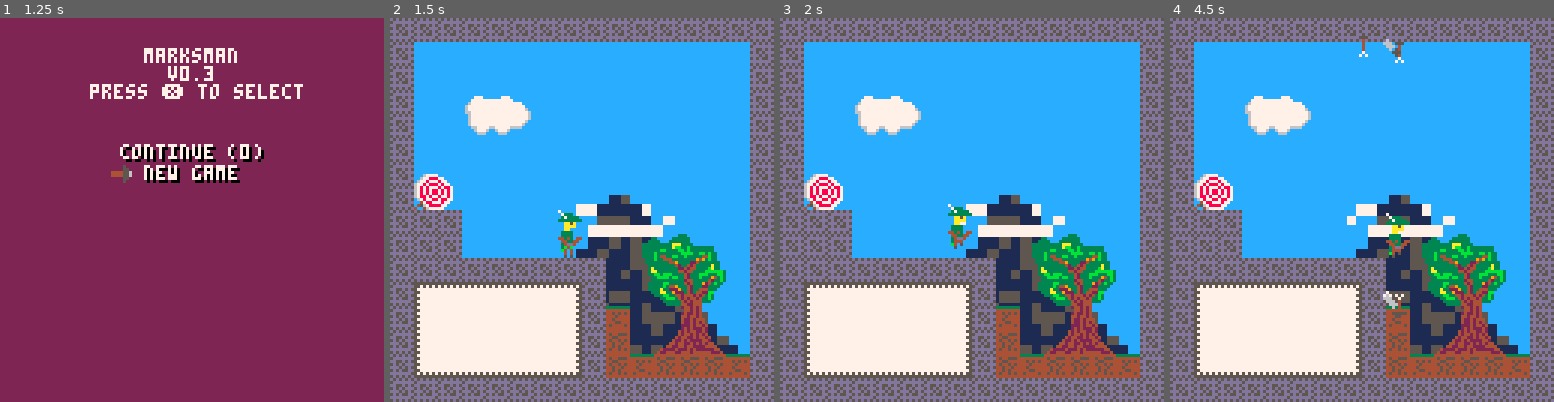
Above: before the commit, frames 1-4 (left to right).
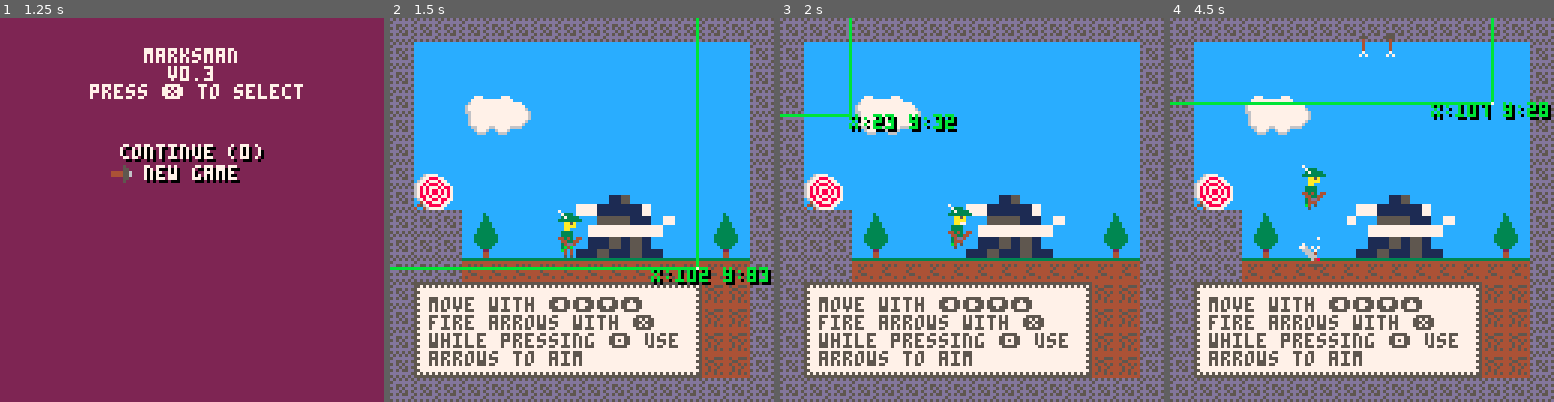
Above: after the commit, the same moments.

Repository: tupini07/games
Game: PICO-8 cartridge marksman-p/marksman.p8
Same seed, same stepped clock (60 frames per second), same inputs: the game is played once before the commit and once after it.
Inputs (mouse positions are in pixels of both pictures, inside the frame that each line leads up to):
- Up to frame 1 (1.25 s): tap O (Z key) at 0.33, 1.07 s; click (241, 121) at 0.67 s; tap Down at 0.7 s; click (307, 267) at 1.22 s
- Up to frame 2 (1.5 s): tap X (X key) at 1.43 s
- Up to frame 3 (2 s): click (849, 114) at 1.77 s; hold Up from 1.97 s (still down)
- Up to frame 4 (4.5 s): tap X (X key) every 0.75 s from 2.07 to 4.32 s; tap O (Z key) at 2.22, 3.72 s; click (1300, 259) at 2.32 s; release Up at 2.63 s; hold Right 2.68-3.02 s; click (1365, 106) at 2.87 s; hold Down 3.07-3.73 s; click (1427, 256) at 3.42 s; hold Left 3.78-4.12 s; click (1492, 102) at 3.97 s; hold Up from 4.17 s (still down)

Frame 1 is identical in both runs. In frame 2, 19% of the frame differs, in the area x 0-100%, y 0-94%; in frame 3, 20%; in frame 4, 21%.

Commit message:
draw level explanation

Diff:
--- a/marksman-p/main.lua
+++ b/marksman-p/main.lua
@@ -2,7 +2,6 @@
 -- by Dadum
 local save_manager = require("managers/savefile")
 local state_manager = require("managers/state")
-local debug = require("utils/debug")
 
 GLOBAL_TIMER = 0
 
@@ -18,5 +17,4 @@
 
 function _draw()
     state_manager.draw()
-    -- debug.track_mouse_coordinates()
 end
--- a/marksman-p/marksman.p8
+++ b/marksman-p/marksman.p8
@@ -65,17 +65,21 @@
 end
 package._c["states/game_state"]=function()
 local map = require("src/map")
-local decorations = require("managers/decorations")
 local camera_utils = require("src/camera")
+local graphics_utils = require("utils/graphics")
 
 local player = require("entities/player")
 local arrow = require("entities/arrow")
 local bullseye = require("entities/bullseye")
 local spring = require("entities/spring")
 
+local decorations = require("managers/decorations")
 local savefile_manager = require("managers/savefile")
 local particles = require("managers/particles")
-local graphics_utils = require("utils/graphics")
+local level_text = require("managers/level_text")
+
+local debug = require("utils/debug")
+
 
 local level_win = false
 local show_win_banner = false
@@ -176,12 +180,15 @@
 
     decorations.draw_background()
     map.draw()
+    level_text.draw_current_level_text()
     bullseye.draw()
     arrow.draw_all()
     player.draw()
     spring.draw()
     particles.draw()
     if level_win and show_win_banner then level_win_draw() end
+    debug.track_mouse_coordinates()
+
 end
 
 return {init = init, update = update, draw = draw}
@@ -432,98 +439,6 @@
     end
 }
 end
-package._c["managers/decorations"]=function()
-local map = require("map")
-
-local types = {cloud1 = 1, cloud2 = 2}
-
-local function replace_in_map() end
-
-local function draw_background()
-    local lvl_cords = map.get_game_space_coords_for_current_lvl()
-
-    sspr(0, 80, 31, 31, lvl_cords.x + 8, lvl_cords.y + 8, 112, 112)
-end
-
-return {
-    draw_background = draw_background,
-    replace_in_map = replace_in_map,
-    types = types
-}
-end
-package._c["map"]=function()
-local sprite_flags = {solid = 0, bullseye = 1}
-
-local bullseye = require("entities/bullseye")
-local spring = require("entities/spring")
-
---- @return Vector
-local function level_to_map_coords(level_num)
-    -- first we get 0 indexed coordinates for the "block" which
-    -- is the level
-
-    -- 16 levels per row in map editor
-    local map_row = flr(level_num / 16)
-
-    --  8 levels per column in map editor
-    local map_column = (level_num % 16) - 1
-
-    return {x = map_column * 16, y = map_row * 16}
-end
-
---- @return Vector
-local function get_game_space_coords_for_current_lvl()
-    local lvl_map_coords = level_to_map_coords(SAVE_DATA.current_level)
-
-    return {x = lvl_map_coords.x * 8, y = lvl_map_coords.y * 8}
-end
-
-local map = {
-    draw = function()
-        -- TODO use level_to_map_coords for more efficient drawing
-        map(0, 0, 0, 0, 128, 64)
-    end,
-    sprite_flags = sprite_flags,
-    cell_has_flag = function(flag, x, y) return fget(mget(x, y), flag) end,
-    level_to_map_coords = level_to_map_coords,
-    get_game_space_coords_for_current_lvl = get_game_space_coords_for_current_lvl,
-    replace_entities = function(current_level)
-        local level_block_coords = level_to_map_coords(current_level)
-
-        local level_x2 = level_block_coords.x + 16
-        local level_y2 = level_block_coords.y + 16
-
-        for x = level_block_coords.x, level_x2 do
-            for y = level_block_coords.y, level_y2 do
-                local sprt = mget(x, y)
-                if sprt == 3 then
-                    mset(x, y, 0)
-                    PLAYER.x = x * 8
-                    PLAYER.y = y * 8
-                end
-
-                if sprt == 57 then
-                    bullseye.replace_in_map(x, y, bullseye.orientation.left)
-                elseif sprt == 58 then
-                    bullseye.replace_in_map(x, y, bullseye.orientation.right)
-                end
-
-                if sprt == 37 then
-                    spring.replace_in_map(x, y, spring.orientations.top)
-                elseif sprt == 40 then
-                    spring.replace_in_map(x, y, spring.orientations.right)
-                elseif sprt == 43 then
-                    spring.replace_in_map(x, y, spring.orientations.bottom)
-                elseif sprt == 44 then
-                    spring.replace_in_map(x, y, spring.orientations.left)
-                end
-            end
-        end
-    end
-}
-
-return map
-end
 package._c["src/camera"]=function()
 local map = require("src/map")
 
@@ -543,6 +458,39 @@
         camera(lvl_cords.x, lvl_cords.y)
     end
 }
+end
+package._c["utils/graphics"]=function()
+-- Node: this table was generated from http://kometbomb.net/pico8/fadegen.html
+local fadeTable = {
+    {0, 0, 0, 0, 0, 0, 0, 0, 0, 0, 0, 0, 0, 0, 0},
+    {1, 1, 129, 129, 129, 129, 129, 129, 129, 129, 0, 0, 0, 0, 0},
+    {2, 2, 2, 130, 130, 130, 130, 130, 128, 128, 128, 128, 128, 0, 0},
+    {3, 3, 3, 131, 131, 131, 131, 129, 129, 129, 129, 129, 0, 0, 0},
+    {4, 4, 132, 132, 132, 132, 132, 132, 130, 128, 128, 128, 128, 0, 0},
+    {5, 5, 133, 133, 133, 133, 130, 130, 128, 128, 128, 128, 128, 0, 0},
+    {6, 6, 134, 13, 13, 13, 141, 5, 5, 5, 133, 130, 128, 128, 0},
+    {7, 6, 6, 6, 134, 134, 134, 134, 5, 5, 5, 133, 130, 128, 0},
+    {8, 8, 136, 136, 136, 136, 132, 132, 132, 130, 128, 128, 128, 128, 0},
+    {9, 9, 9, 4, 4, 4, 4, 132, 132, 132, 128, 128, 128, 128, 0},
+    {10, 10, 138, 138, 138, 4, 4, 4, 132, 132, 133, 128, 128, 128, 0},
+    {11, 139, 139, 139, 139, 3, 3, 3, 3, 129, 129, 129, 0, 0, 0},
+    {12, 12, 12, 140, 140, 140, 140, 131, 131, 131, 1, 129, 129, 129, 0},
+    {13, 13, 141, 141, 5, 5, 5, 133, 133, 130, 129, 129, 128, 128, 0},
+    {14, 14, 14, 134, 134, 141, 141, 2, 2, 133, 130, 130, 128, 128, 0},
+    {15, 143, 143, 134, 134, 134, 134, 5, 5, 5, 133, 133, 128, 128, 0}
+}
+
+local function fade(i)
+    for c = 0, 15 do
+        if flr(i + 1) >= 16 then
+            pal(c, 0, 1)
+        else
+            pal(c, fadeTable[c + 1][flr(i + 1)], 1)
+        end
+    end
+end
+
+return {fade = fade}
 end
 package._c["entities/player"]=function()
 local math = require("utils/math")
@@ -1104,38 +1052,175 @@
     draw = function() for p in all(PARTICLES) do p:draw() end end
 }
 end
-package._c["utils/graphics"]=function()
--- Node: this table was generated from http://kometbomb.net/pico8/fadegen.html
-local fadeTable = {
-    {0, 0, 0, 0, 0, 0, 0, 0, 0, 0, 0, 0, 0, 0, 0},
-    {1, 1, 129, 129, 129, 129, 129, 129, 129, 129, 0, 0, 0, 0, 0},
-    {2, 2, 2, 130, 130, 130, 130, 130, 128, 128, 128, 128, 128, 0, 0},
-    {3, 3, 3, 131, 131, 131, 131, 129, 129, 129, 129, 129, 0, 0, 0},
-    {4, 4, 132, 132, 132, 132, 132, 132, 130, 128, 128, 128, 128, 0, 0},
-    {5, 5, 133, 133, 133, 133, 130, 130, 128, 128, 128, 128, 128, 0, 0},
-    {6, 6, 134, 13, 13, 13, 141, 5, 5, 5, 133, 130, 128, 128, 0},
-    {7, 6, 6, 6, 134, 134, 134, 134, 5, 5, 5, 133, 130, 128, 0},
-    {8, 8, 136, 136, 136, 136, 132, 132, 132, 130, 128, 128, 128, 128, 0},
-    {9, 9, 9, 4, 4, 4, 4, 132, 132, 132, 128, 128, 128, 128, 0},
-    {10, 10, 138, 138, 138, 4, 4, 4, 132, 132, 133, 128, 128, 128, 0},
-    {11, 139, 139, 139, 139, 3, 3, 3, 3, 129, 129, 129, 0, 0, 0},
-    {12, 12, 12, 140, 140, 140, 140, 131, 131, 131, 1, 129, 129, 129, 0},
-    {13, 13, 141, 141, 5, 5, 5, 133, 133, 130, 129, 129, 128, 128, 0},
-    {14, 14, 14, 134, 134, 141, 141, 2, 2, 133, 130, 130, 128, 128, 0},
-    {15, 143, 143, 134, 134, 134, 134, 5, 5, 5, 133, 133, 128, 128, 0}
-}
-
-local function fade(i)
-    for c = 0, 15 do
-        if flr(i + 1) >= 16 then
-            pal(c, 0, 1)
-        else
-            pal(c, fadeTable[c + 1][flr(i + 1)], 1)
-        end
-    end
-end
-
-return {fade = fade}
+package._c["managers/decorations"]=function()
+local map = require("map")
+
+local types = {cloud1 = 1, cloud2 = 2}
+
+local function replace_in_map() end
+
+local function draw_background()
+    local lvl_cords = map.get_game_space_coords_for_current_lvl()
+
+    sspr(0, 80, 31, 31, lvl_cords.x + 8, lvl_cords.y + 8, 112, 112)
+end
+
+return {
+    draw_background = draw_background,
+    replace_in_map = replace_in_map,
+    types = types
+}
+end
+package._c["map"]=function()
+local sprite_flags = {solid = 0, bullseye = 1}
+
+local bullseye = require("entities/bullseye")
+local spring = require("entities/spring")
+
+--- @return Vector
+local function level_to_map_coords(level_num)
+    -- first we get 0 indexed coordinates for the "block" which
+    -- is the level
+
+    -- 16 levels per row in map editor
+    local map_row = flr(level_num / 16)
+
+    --  8 levels per column in map editor
+    local map_column = (level_num % 16) - 1
+
+    return {x = map_column * 16, y = map_row * 16}
+end
+
+--- @return Vector
+local function get_game_space_coords_for_current_lvl()
+    local lvl_map_coords = level_to_map_coords(SAVE_DATA.current_level)
+
+    return {x = lvl_map_coords.x * 8, y = lvl_map_coords.y * 8}
+end
+
+local map = {
+    draw = function()
+        -- TODO use level_to_map_coords for more efficient drawing
+        map(0, 0, 0, 0, 128, 64)
+    end,
+    sprite_flags = sprite_flags,
+    cell_has_flag = function(flag, x, y) return fget(mget(x, y), flag) end,
+    level_to_map_coords = level_to_map_coords,
+    get_game_space_coords_for_current_lvl = get_game_space_coords_for_current_lvl,
+    replace_entities = function(current_level)
+        local level_block_coords = level_to_map_coords(current_level)
+
+        local level_x2 = level_block_coords.x + 16
+        local level_y2 = level_block_coords.y + 16
+
+        for x = level_block_coords.x, level_x2 do
+            for y = level_block_coords.y, level_y2 do
+                local sprt = mget(x, y)
+                if sprt == 3 then
+                    mset(x, y, 0)
+                    PLAYER.x = x * 8
+                    PLAYER.y = y * 8
+                end
+
+                if sprt == 57 then
+                    bullseye.replace_in_map(x, y, bullseye.orientation.left)
+                elseif sprt == 58 then
+                    bullseye.replace_in_map(x, y, bullseye.orientation.right)
+                end
+
+                if sprt == 37 then
+                    spring.replace_in_map(x, y, spring.orientations.top)
+                elseif sprt == 40 then
+                    spring.replace_in_map(x, y, spring.orientations.right)
+                elseif sprt == 43 then
+                    spring.replace_in_map(x, y, spring.orientations.bottom)
+                elseif sprt == 44 then
+                    spring.replace_in_map(x, y, spring.orientations.left)
+                end
+            end
+        end
+    end
+}
+
+return map
+end
+package._c["managers/level_text"]=function()
+return {
+    draw_current_level_text = function()
+        if SAVE_DATA.current_level == 1 then
+            print("move with ⬅️➡️⬇️⬆️", 13, 93, 5)
+            print("fire arrows with ❎")
+            print("while pressing 🅾️ use\narrows to aim")
+        end
+
+    end
+}
+end
+package._c["utils/debug"]=function()
+local print_utils = require("utils/print")
+
+return {
+    log = function(msg) printh(msg, "game_log") end,
+    assert = function(condition, msg) assert(condition, msg) end,
+    track_mouse_coordinates = function()
+        poke(0x5F2D, 1)
+        local mousex = mid(0, stat(32), 127)
+        local mousey = mid(0, stat(33), 127)
+
+        line(0, mousey, mousex, mousey, 11)
+        line(mousex, 0, mousex, mousey, 11)
+        pset(mousex, mousey, 7)
+
+        local coords_text = "x:" .. mousex .. " y:" .. mousey
+        local txt_pixel_len = print_utils.get_length_of_text(coords_text)
+
+        local px = mid(0, mousex, 127 - txt_pixel_len)
+        local py = mid(0, mousey, 127 - 4)
+
+        print(coords_text, px + 1, py + 1, 0)
+        print(coords_text, px, py, 11)
+    end
+}
+end
+package._c["utils/print"]=function()
+local function get_length_of_text(text) return #text * 4 end
+
+local function print_centered_with_backdrop(text, y, text_color, backdrop_color)
+    if text_color == nil then text_color = 7 end
+    if backdrop_color == nil then backdrop_color = 0 end
+
+    local text_x = 64 - get_length_of_text(text) / 2
+
+    print(text, text_x + 1, y + 1, backdrop_color)
+    print(text, text_x, y, text_color)
+end
+
+local menu_item_bobbing = false
+
+return {
+    get_length_of_text = get_length_of_text,
+    print_centered = function(text, y, color)
+        if color == nil then color = 7 end
+        local text_x = 64 - get_length_of_text(text) / 2
+        print(text, text_x, y, color)
+    end,
+    print_menu_item = function(text, y, is_selected)
+        print_centered_with_backdrop(text, y)
+        if is_selected then
+            local selector_x = (64 - get_length_of_text(text) / 2) - 10
+
+            local extra_spacing = 0
+            if GLOBAL_TIMER % 23 == 0 then
+                menu_item_bobbing = not menu_item_bobbing
+            end
+
+            if menu_item_bobbing then selector_x = selector_x - 1 end
+
+            sspr(65, 25, 7, 6, selector_x, y)
+        end
+    end,
+    print_centered_with_backdrop = print_centered_with_backdrop
+}
 end
 package._c["states/intro_state"]=function()
 local print_utils = require("utils/print")
@@ -1240,72 +1325,6 @@
 
 return {init = init, update = update, draw = draw}
 end
-package._c["utils/print"]=function()
-local function get_length_of_text(text) return #text * 4 end
-
-local function print_centered_with_backdrop(text, y, text_color, backdrop_color)
-    if text_color == nil then text_color = 7 end
-    if backdrop_color == nil then backdrop_color = 0 end
-
-    local text_x = 64 - get_length_of_text(text) / 2
-
-    print(text, text_x + 1, y + 1, backdrop_color)
-    print(text, text_x, y, text_color)
-end
-
-local menu_item_bobbing = false
-
-return {
-    get_length_of_text = get_length_of_text,
-    print_centered = function(text, y, color)
-        if color == nil then color = 7 end
-        local text_x = 64 - get_length_of_text(text) / 2
-        print(text, text_x, y, color)
-    end,
-    print_menu_item = function(text, y, is_selected)
-        print_centered_with_backdrop(text, y)
-        if is_selected then
-            local selector_x = (64 - get_length_of_text(text) / 2) - 10
-
-            local extra_spacing = 0
-            if GLOBAL_TIMER % 23 == 0 then
-                menu_item_bobbing = not menu_item_bobbing
-            end
-
-            if menu_item_bobbing then selector_x = selector_x - 1 end
-
-            sspr(65, 25, 7, 6, selector_x, y)
-        end
-    end,
-    print_centered_with_backdrop = print_centered_with_backdrop
-}
-end
-package._c["utils/debug"]=function()
-local print_utils = require("utils/print")
-
-return {
-    log = function(msg) printh(msg, "game_log") end,
-    assert = function(condition, msg) assert(condition, msg) end,
-    track_mouse_coordinates = function()
-        poke(0x5F2D, 1)
-        local mousex = mid(0, stat(32), 127)
-        local mousey = mid(0, stat(33), 127)
-
-        line(0, mousey, mousex, mousey, 11)
-        line(mousex, 0, mousex, mousey, 11)
-        pset(mousex, mousey, 7)
-
-        local coords_text = "x:" .. mousex .. " y:" .. mousey
-        local txt_pixel_len = print_utils.get_length_of_text(coords_text)
-
-        local px = mid(0, mousex, 127 - txt_pixel_len)
-        local py = mid(0, mousey, 127 - 4)
-
-        print(coords_text, px + 1, py + 1, 0)
-        print(coords_text, px, py, 11)
-    end
-}
-end
 function require(p)
 local l=package.loaded
 if (l[p]==nil) l[p]=package._c[p]()
@@ -1316,7 +1335,6 @@
 -- by Dadum
 local save_manager = require("managers/savefile")
 local state_manager = require("managers/state")
-local debug = require("utils/debug")
 
 GLOBAL_TIMER = 0
 
@@ -1332,7 +1350,6 @@
 
 function _draw()
     state_manager.draw()
-    -- debug.track_mouse_coordinates()
 end
 __gfx__
 00000000333333334444444400111000000000000000000000000000700000000000000070000000700000000000000000000000000000000000000000000000
@@ -1589,13 +1606,13 @@
 1100000000000000000000000000001111005d5e5f0000000000000000000011010101000000000000000001000000110000000000000000000000000000000000000000000000000000000000000000000000000000000000000000000000000000000000000000000000000000000000000000000000000000000000000000
 113a000000000000000000000000001111006d6e6f0000000000000000000011110000000000000000000001000000110000000000000000000000000000000000000000000000000000000000000000000000000000000000000000000000000000000000000000000000000000000000000000000000000000000000000000
 1100000000000000000000000000001111000000000000000000000000000011110000000000000000000001000000110000000000000000000000000000000000000000000000000000000000000000000000000000000000000000000000000000000000000000000000000000000000000000000000000000000000000000
-1111110000000003000000000000001111000000000000000000000000000011110001000000000000000000000000110000000000000000000000000000000000000000000000000000000000000000000000000000000000000000000000000000000000000000000000000000000000000000000000000000000000000000
-1111110000000000000050515253001111000000000000000000000000000011110001000000000000000000000000110000000000000000000000000000000000000000000000000000000000000000000000000000000000000000000000000000000000000000000000000000000000000000000000000000000000000000
-1111111111111111110060616263001111000000000000000000000000000011110101000000000000000000000000110000000000000000000000000000000000000000000000000000000000000000000000000000000000000000000000000000000000000000000000000000000000000000000000000000000000000000
-1134353535353536110070717273001111000000000000000000000000000011110000000000000000000000000000110000000000000000000000000000000000000000000000000000000000000000000000000000000000000000000000000000000000000000000000000000000000000000000000000000000000000000
-1144454545454546110100008283001111000000000000000000000000000011110000000000000000000000000000110000000000000000000000000000000000000000000000000000000000000000000000000000000000000000000000000000000000000000000000000000000000000000000000000000000000000000
-1144454545454546110200919293001111000300000000000011390011000011110000000011110000000000000000110000000000000000000000000000000000000000000000000000000000000000000000000000000000000000000000000000000000000000000000000000000000000000000000000000000000000000
-1154555555555556110201020202011111000000000000000011000011000011110000111111110011111111111100110000000000000000000000000000000000000000000000000000000000000000000000000000000000000000000000000000000000000000000000000000000000000000000000000000000000000000
+1111115758000003000000000057581111000000000000000000000000000011110001000000000000000000000000110000000000000000000000000000000000000000000000000000000000000000000000000000000000000000000000000000000000000000000000000000000000000000000000000000000000000000
+1111116768000000000000000067681111000000000000000000000000000011110001000000000000000000000000110000000000000000000000000000000000000000000000000000000000000000000000000000000000000000000000000000000000000000000000000000000000000000000000000000000000000000
+1111110101010101010101010101011111000000000000000000000000000011110101000000000000000000000000110000000000000000000000000000000000000000000000000000000000000000000000000000000000000000000000000000000000000000000000000000000000000000000000000000000000000000
+1134353535353535353535353602021111000000000000000000000000000011110000000000000000000000000000110000000000000000000000000000000000000000000000000000000000000000000000000000000000000000000000000000000000000000000000000000000000000000000000000000000000000000
+1144454545454545454545454602021111000000000000000000000000000011110000000000000000000000000000110000000000000000000000000000000000000000000000000000000000000000000000000000000000000000000000000000000000000000000000000000000000000000000000000000000000000000
+1144454545454545454545454602021111000300000000000011390011000011110000000011110000000000000000110000000000000000000000000000000000000000000000000000000000000000000000000000000000000000000000000000000000000000000000000000000000000000000000000000000000000000
+1154555555555555555555555602021111000000000000000011000011000011110000111111110011111111111100110000000000000000000000000000000000000000000000000000000000000000000000000000000000000000000000000000000000000000000000000000000000000000000000000000000000000000
 1111111111111111111111111111111111111111111111111111111111111111111111111111111111111111111111110000000000000000000000000000000000000000000000000000000000000000000000000000000000000000000000000000000000000000000000000000000000000000000000000000000000000000
 
 
--- /dev/null
+++ b/marksman-p/src/managers/level_text.lua
@@ -0,0 +1,10 @@
+return {
+    draw_current_level_text = function()
+        if SAVE_DATA.current_level == 1 then
+            print("move with ⬅️➡️⬇️⬆️", 13, 93, 5)
+            print("fire arrows with ❎")
+            print("while pressing 🅾️ use\narrows to aim")
+        end
+
+    end
+}
--- a/marksman-p/src/states/game_state.lua
+++ b/marksman-p/src/states/game_state.lua
@@ -1,15 +1,19 @@
 local map = require("src/map")
-local decorations = require("managers/decorations")
 local camera_utils = require("src/camera")
+local graphics_utils = require("utils/graphics")
 
 local player = require("entities/player")
 local arrow = require("entities/arrow")
 local bullseye = require("entities/bullseye")
 local spring = require("entities/spring")
 
+local decorations = require("managers/decorations")
 local savefile_manager = require("managers/savefile")
 local particles = require("managers/particles")
-local graphics_utils = require("utils/graphics")
+local level_text = require("managers/level_text")
+
+local debug = require("utils/debug")
+
 
 local level_win = false
 local show_win_banner = false
@@ -110,12 +114,15 @@
 
     decorations.draw_background()
     map.draw()
+    level_text.draw_current_level_text()
     bullseye.draw()
     arrow.draw_all()
     player.draw()
     spring.draw()
     particles.draw()
     if level_win and show_win_banner then level_win_draw() end
+    debug.track_mouse_coordinates()
+
 end
 
 return {init = init, update = update, draw = draw}
